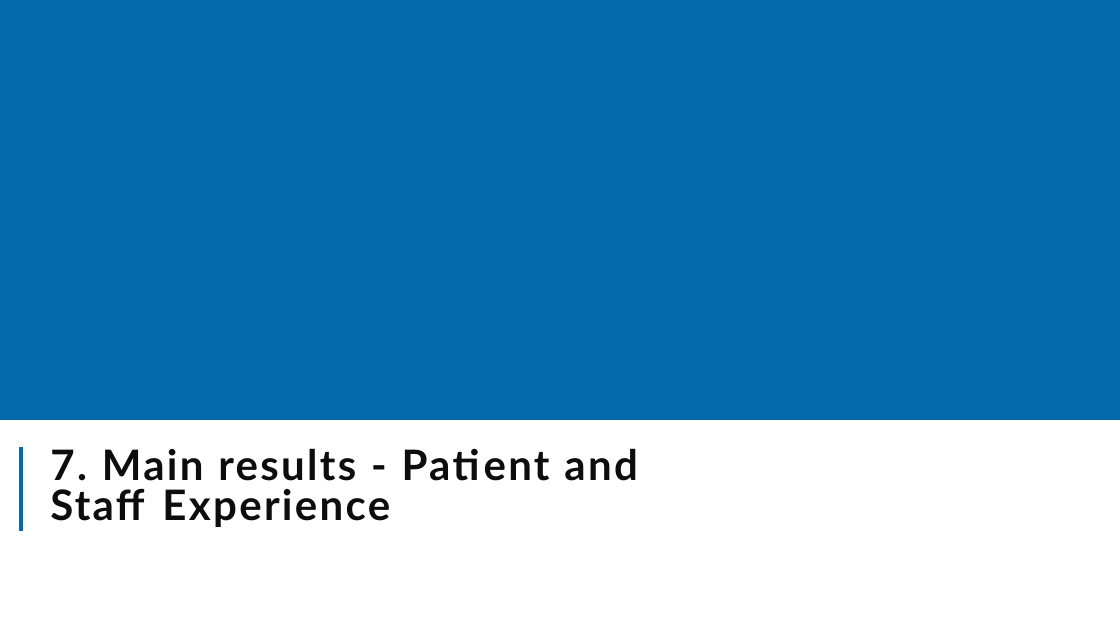
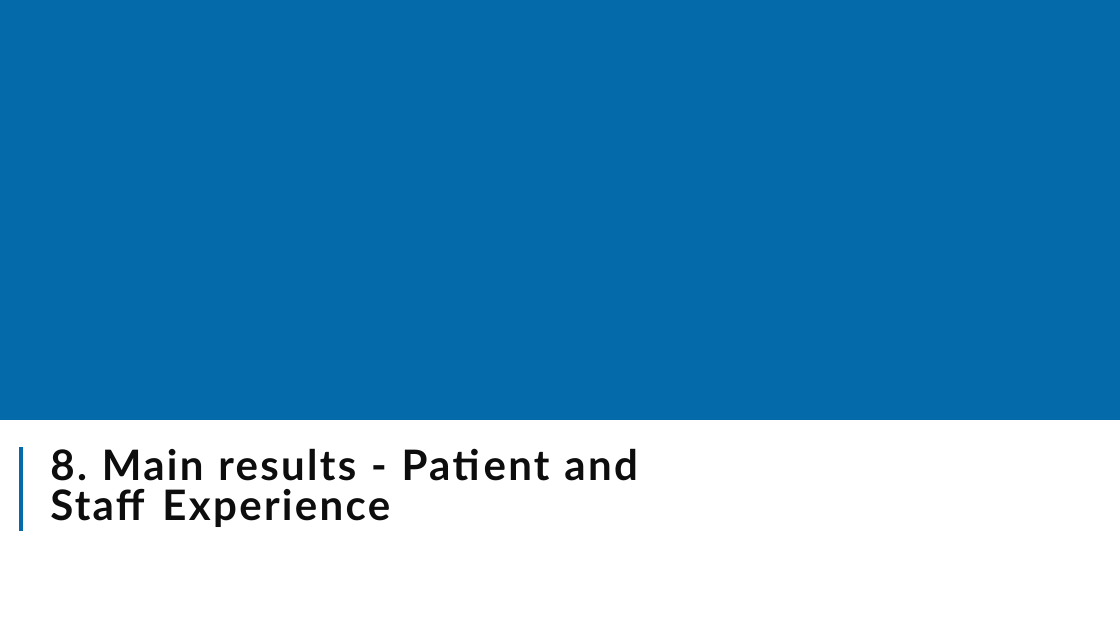
Before and after one commit to The-Strategy-Unit/nhp_sbr_impacts, a slide deck: slide 33 of NHP_SBR impacts_2024.pptx (slide 27 before the commit). Drawn at 1120x630 pixels with LibreOffice and Linux fonts; fonts in the diff are those of the drawing; background and template pictures are left out. Boxes give left, top, right and bottom in pixels: in the first picture for what was removed or moved away, otherwise in the second. Text is boxed around its words. In the diff, an @@ line names an element or a change of style, - is before the commit and + after.

Commit message:
Add/changes images to use in ppt render. Updated all text for presentation and latest render output.

```diff
--- a/NHP_SBR impacts_2024.pptx
+++ b/NHP_SBR impacts_2024.pptx
@@ title at (50,448,637,527): text changed @@
-7. Main results - Patient and Staff Experience
+8. Main results - Patient and Staff Experience
```
Also in this commit, not shown: 30 other slides changed, 10 slides added, 3 other files.
